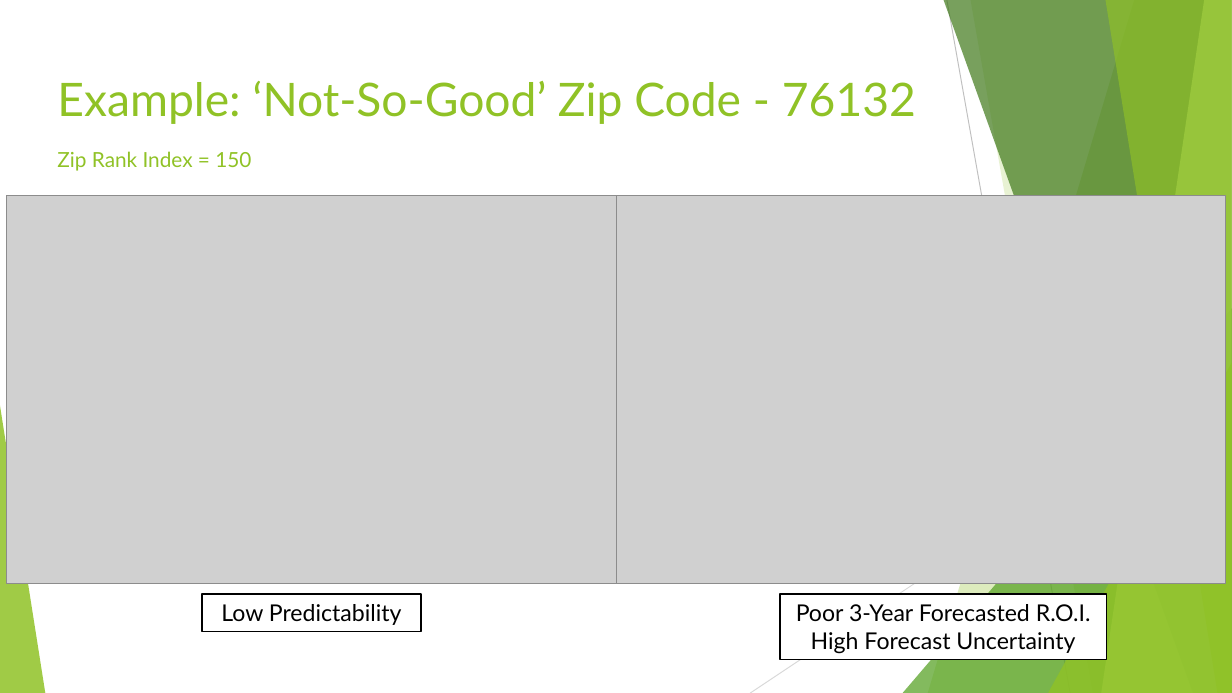
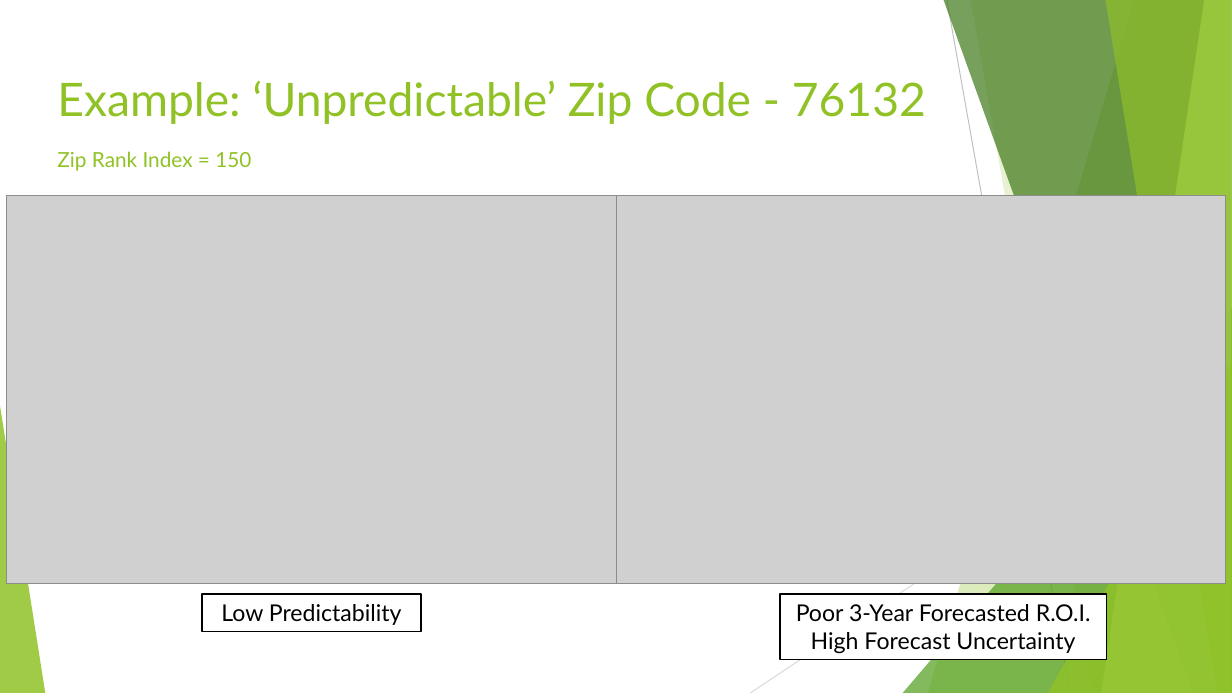
Before and after one commit to douglaspsteen/dsc-mod-4-project-online-ds-ft-100719, a slide deck: slide 6 of steen_mod4_pres.pptx. Drawn at 1232x693 pixels with LibreOffice and Linux fonts; fonts in the diff are those of the drawing; grey boxes stand for pictures. Boxes give left, top, right and bottom in pixels: in the first picture for what was removed or moved away, otherwise in the second. Text is boxed around its words. In the diff, an @@ line names an element or a change of style, - is before the commit and + after.

```diff
--- a/steen_mod4_pres.pptx
+++ b/steen_mod4_pres.pptx
@@ title at [57, 81, 926, 171]: text changed @@
-Example: ‘Not-So-Good’ Zip Code - 76132
-Zip Rank Index = 150
+Example: ‘Unpredictable’ Zip Code - 76132
+Zip Rank Index = 150
```
Also in this commit, not shown: 2 other slides changed, 2 slides added, 2 other files.
